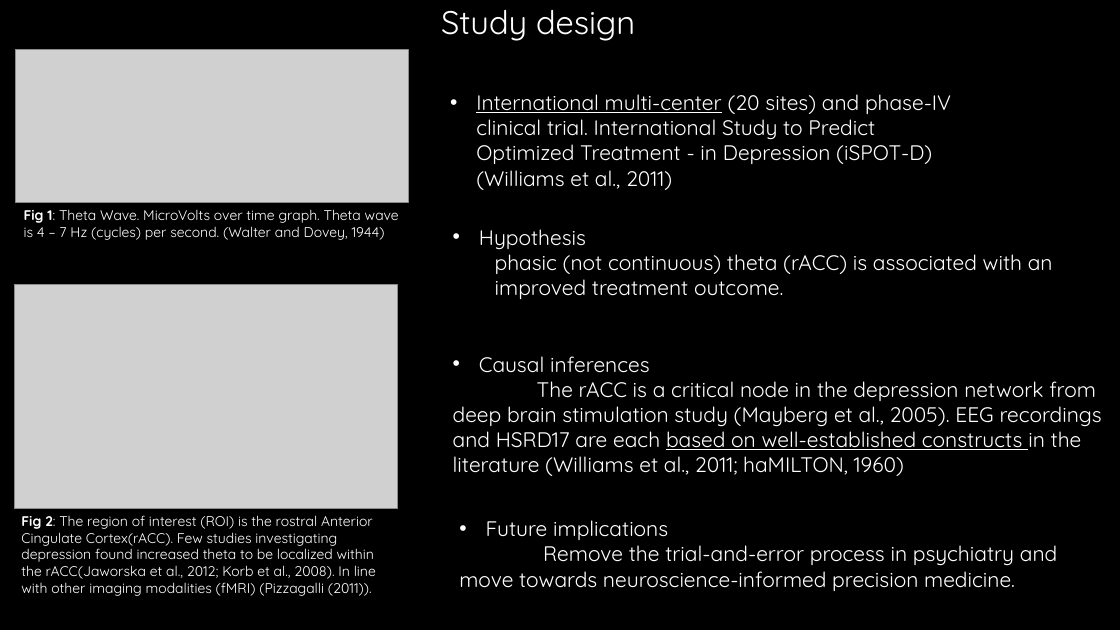
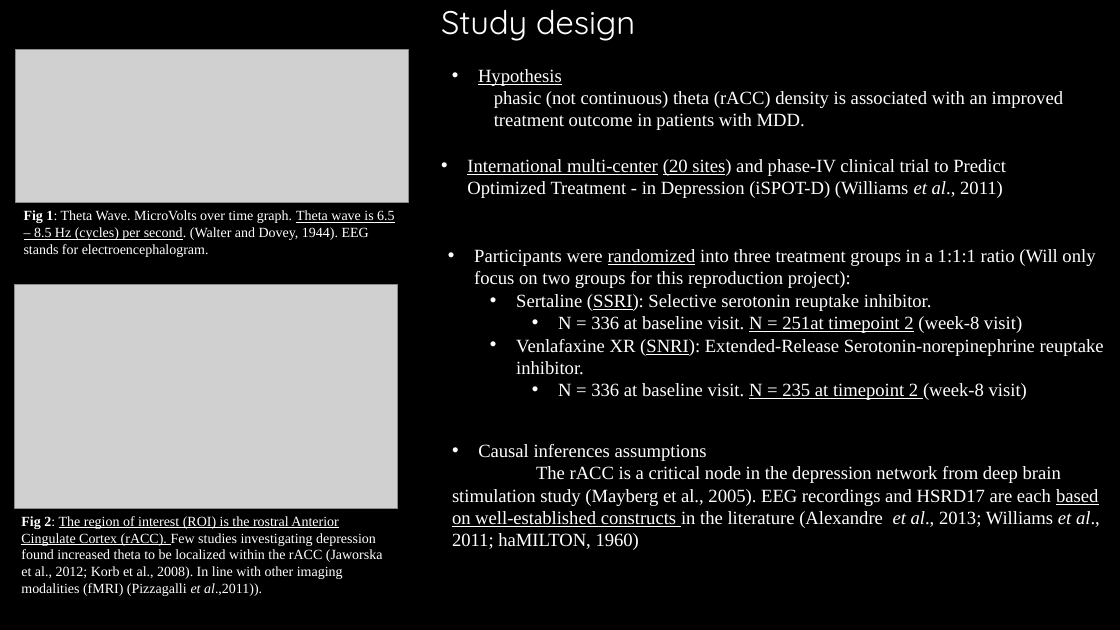
Before and after one commit to psych251/arns2015, a slide deck: slide 4 of Reproducibility Project Progress Check 1.pptx (slide 2 before the commit). Drawn at 1120x630 pixels with LibreOffice and Linux fonts; fonts in the diff are those of the drawing; grey boxes stand for pictures; background and template pictures are left out. Boxes give left, top, right and bottom in pixels: in the first picture for what was removed or moved away, otherwise in the second. Text is boxed around its words. In the diff, an @@ line names an element or a change of style, - is before the commit and + after.

```diff
--- a/Reproducibility Project Progress Check 1.pptx
+++ b/Reproducibility Project Progress Check 1.pptx
@@ text "Hypothesis": place and size @@
-text "Hypothesis" at <box>479,229,1053,299</box>
+text "Hypothesis" at <box>478,69,1063,130</box>
@@ text at <box>478,69,562,86</box>: size 18 to 16 pt, font Quicksand to Times New Roman, underline on in "Hypothesis" @@
@@ text at <box>494,91,1063,130</box>: text changed; size 18 to 16 pt; font Quicksand to Times New Roman @@
-  phasic (not continuous) theta (rACC) is associated with an improved treatment outcome.
+  phasic (not continuous) theta (rACC) density is associated with an improved treatment outcome in patients with MDD.
@@ text at <box>467,159,1006,198</box>: text changed; size 18 to 16 pt; font Quicksand to Times New Roman @@
-• International multi-center (20 sites) and phase-IV clinical trial. International Study to Predict Optimized Treatment - in Depression (iSPOT-D) (Williams et al., 2011)
+• International multi-center (20 sites) and phase-IV clinical trial to Predict Optimized Treatment - in Depression (iSPOT-D) (Williams et al., 2011)
@@ text at <box>24,210,394,257</box>: text changed; font Quicksand to Times New Roman @@
-Fig 1: Theta Wave. MicroVolts over time graph. Theta wave is 4 – 7 Hz (cycles) per second. (Walter and Dovey, 1944)
+Fig 1: Theta Wave. MicroVolts over time graph. Theta wave is 6.5 – 8.5 Hz (cycles) per second. (Walter and Dovey, 1944). EEG stands for electroencephalogram.
@@ text added at <box>474,249,1104,400</box>, 16 pt, text #FFFFFF @@
+• Participants were randomized into three treatment groups in a 1:1:1 ratio (Will only focus on two groups for this reproduction project):
+  • Sertaline (SSRI): Selective serotonin reuptake inhibitor.
+    • N = 336 at baseline visit. N = 251at timepoint 2 (week-8 visit)
+  • Venlafaxine XR (SNRI): Extended-Release Serotonin-norepinephrine reuptake inhibitor.
+    • N = 336 at baseline visit. N = 235 at timepoint 2 (week-8 visit)
@@ text at <box>452,444,1100,550</box>: text changed; size 18 to 16 pt; font Quicksand to Times New Roman @@
-• Causal inferences
-The rACC is a critical node in the depression network from deep brain stimulation study (Mayberg et al., 2005). EEG recordings and HSRD17 are each based on well-established constructs in the literature (Williams et al., 2011; haMILTON, 1960)
+• Causal inferences assumptions
+The rACC is a critical node in the depression network from deep brain stimulation study (Mayberg et al., 2005). EEG recordings and HSRD17 are each based on well-established constructs in the literature (Alexandre et al., 2013; Williams et al., 2011; haMILTON, 1960)
@@ text at <box>21,516,383,596</box>: text changed; font Quicksand to Times New Roman @@
-Fig 2: The region of interest (ROI) is the rostral Anterior Cingulate Cortex(rACC). Few studies investigating depression found increased theta to be localized within the rACC(Jaworska et al., 2012; Korb et al., 2008). In line with other imaging modalities (fMRI) (Pizzagalli (2011)).
+Fig 2: The region of interest (ROI) is the rostral Anterior Cingulate Cortex (rACC). Few studies investigating depression found increased theta to be localized within the rACC (Jaworska et al., 2012; Korb et al., 2008). In line with other imaging modalities (fMRI) (Pizzagalli et al.,2011)).
@@ text removed at <box>459,520,1057,591</box> @@
-• Future implications
-Remove the trial-and-error process in psychiatry and move towards neuroscience-informed precision medicine.
```
Also in this commit, not shown: 4 other slides changed, 2 slides added, 1 slide removed, 16 other files.
